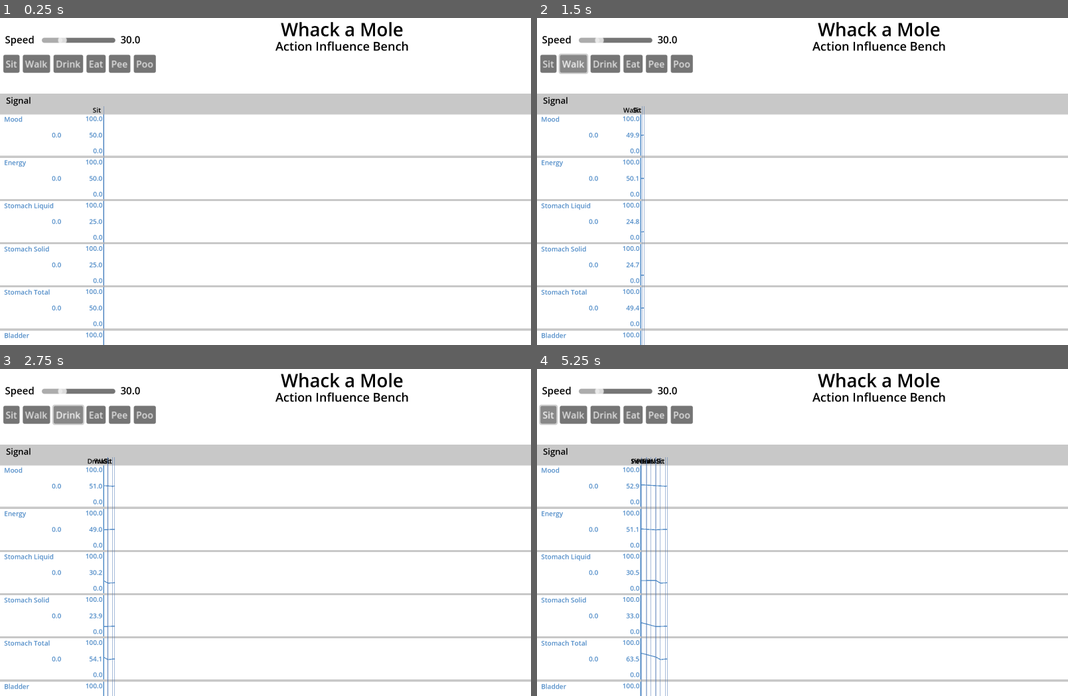
Above: before the commit, frames 1-4 (two rows, left to right).
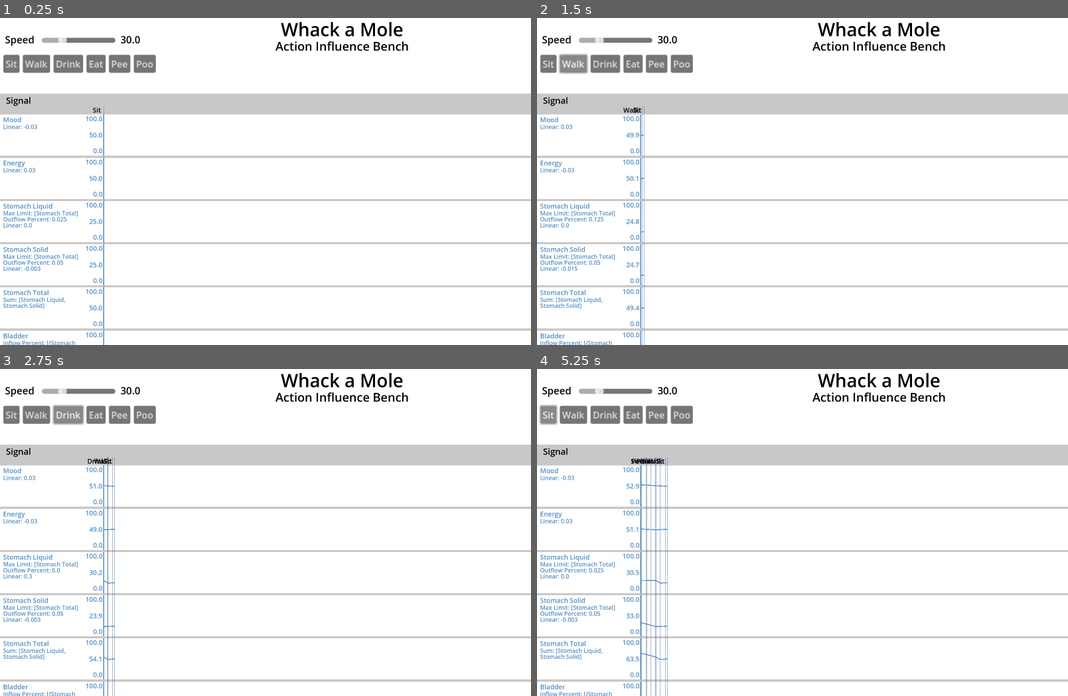
Above: after the commit, the same moments.

Repository: steampunkmind/mitw-action-influence-bench
Game: Godot game, scene res://bench.tscn
Two runs of this game, one before a commit and one after it. Both use one fixed random seed, a clock stepped at 60 frames per second and the inputs below.
Inputs:
- Up to frame 1 (0.25 s): no input
- Up to frame 2 (1.5 s): click "Sit" at 0.5 s; click "Walk" at 1.25 s
- Up to frame 3 (2.75 s): click "Drink" at 2 s
- Up to frame 4 (5.25 s): click "Eat" at 2.75 s; click "Pee" at 3.5 s; click "Poo" at 4.25 s; click "Sit" at 5 s

The runs differ from the first frame. In frame 1, 1.4% of the frame differs, in the area x 0-15%, y 30-100%; in frame 2, 1.4%; in frame 3, 1.3%; in frame 4, 1.4%.

Commit message:
Adds formulas text to signal graph row.

Diff:
--- a/signal_graph_row.gd
+++ b/signal_graph_row.gd
@@ -9,7 +9,6 @@
 # Called when the node enters the scene tree for the first time.
 func _ready() -> void:
 	$SignalValue.position.y = (size.y/2) - ($SignalValue.size.y/2)
-	$ActionValue.position.y = (size.y/2) - ($ActionValue.size.y/2)
 	$SignalMin.position.y = size.y - $SignalValue.size.y
 
 	var point = $StartLine.get_point_position(1)
@@ -41,6 +40,7 @@
 	set_signal_max(signal_dict.max)
 	set_signal_value(signal_dict.value)
 	signal_formulas = signal_dict.get("formulas")
+	update_formulas_text()
 
 func set_signal_name(value: String) -> void:
 	$Name.text = value
@@ -85,10 +85,11 @@
 	line.add_point(point)
 
 
-func set_formulas(formulas: Array):
+func set_formulas(formulas: Array) -> void:
 	for formula: Dictionary in formulas:
-		for formula_key: String in formula:
-			signal_formulas.set(formula_key, formula.get(formula_key))
+		for key: String in formula:
+			signal_formulas.set(key, formula.get(key))
+	update_formulas_text()
 
 
 ### Utils ###
@@ -104,3 +105,54 @@
 
 func signal_value_y() -> float:
 	return size.y - (signal_value * (size.y/(signal_max - signal_min)))
+
+
+func update_formulas_text() -> void:
+	var text: String = ""
+	# should call to_string method in future SignalFormula Class
+	for key: String in signal_formulas:
+		text += key + ": "
+		var formula_value = signal_formulas.get(key)
+
+		match (key):
+			"Linear":
+				text += str(formula_value)
+			"Sum":
+				text += "["
+				var cnt = 0
+				for signal_name: String in formula_value:
+					if (cnt > 0):
+						text += ", "
+					text += signal_name
+					cnt += 1
+				text += "]"
+			"Max Limit":
+				text += "["
+				var cnt = 0
+				for signal_name: String in formula_value:
+					if (cnt > 0):
+						text += ", "
+					text += signal_name
+					cnt += 1
+				text += "]"
+			"Outflow Percent":
+				text += str(formula_value)
+				#var outflow_percent = formulas.get(key)
+				#text += "-"
+				#result -= result * (outflow_percent/100)
+			"Inflow Percent":
+				text += "["
+				var cnt = 0
+				for signal_inflow: Dictionary in formula_value:
+					if (cnt > 0):
+						text += ", "
+					var signal_name = signal_inflow.get("signal_name")
+					var inflow_percent = signal_inflow.get("inflow_percent")
+					text += "{" + signal_name + ": " + str(inflow_percent) + "}"
+				text += "]"
+			_:
+				print(key + " formula not found.")
+
+		text += "\r"
+
+	$Formulas.text = str(text)
--- a/signal_graph_row.tscn
+++ b/signal_graph_row.tscn
@@ -1,9 +1,14 @@
-[gd_scene load_steps=3 format=3 uid="uid://sk6ele03t7qi"]
+[gd_scene load_steps=4 format=3 uid="uid://sk6ele03t7qi"]
 
 [ext_resource type="Script" uid="uid://b3kdgqj4q3xhm" path="res://signal_graph_row.gd" id="1_hncfd"]
 
 [sub_resource type="LabelSettings" id="LabelSettings_hncfd"]
 font_size = 32
+font_color = Color(0.313726, 0.54902, 0.784314, 1)
+
+[sub_resource type="LabelSettings" id="LabelSettings_8kchh"]
+line_spacing = -10.0
+font_size = 28
 font_color = Color(0.313726, 0.54902, 0.784314, 1)
 
 [node name="SignalGraphRow" type="ColorRect"]
@@ -13,9 +18,10 @@
 
 [node name="Name" type="Label" parent="."]
 layout_mode = 0
-offset_left = 20.0
-offset_right = 205.0
-offset_bottom = 88.0
+offset_left = 15.0
+offset_top = 2.0
+offset_right = 395.0
+offset_bottom = 47.0
 text = "Name"
 label_settings = SubResource("LabelSettings_hncfd")
 
@@ -49,14 +55,15 @@
 label_settings = SubResource("LabelSettings_hncfd")
 horizontal_alignment = 2
 
-[node name="ActionValue" type="Label" parent="."]
-layout_mode = 0
-offset_left = 250.0
-offset_top = 27.0
-offset_right = 364.0
-offset_bottom = 74.0
-text = "0.0"
-label_settings = SubResource("LabelSettings_hncfd")
+[node name="Formulas" type="Label" parent="."]
+layout_mode = 1
+offset_left = 15.0
+offset_top = 40.0
+offset_right = 405.0
+offset_bottom = 98.0
+text = "Formulas"
+label_settings = SubResource("LabelSettings_8kchh")
+autowrap_mode = 2
 
 [node name="StartLine" type="Line2D" parent="."]
 points = PackedVector2Array(500, 0, 500, 100)
